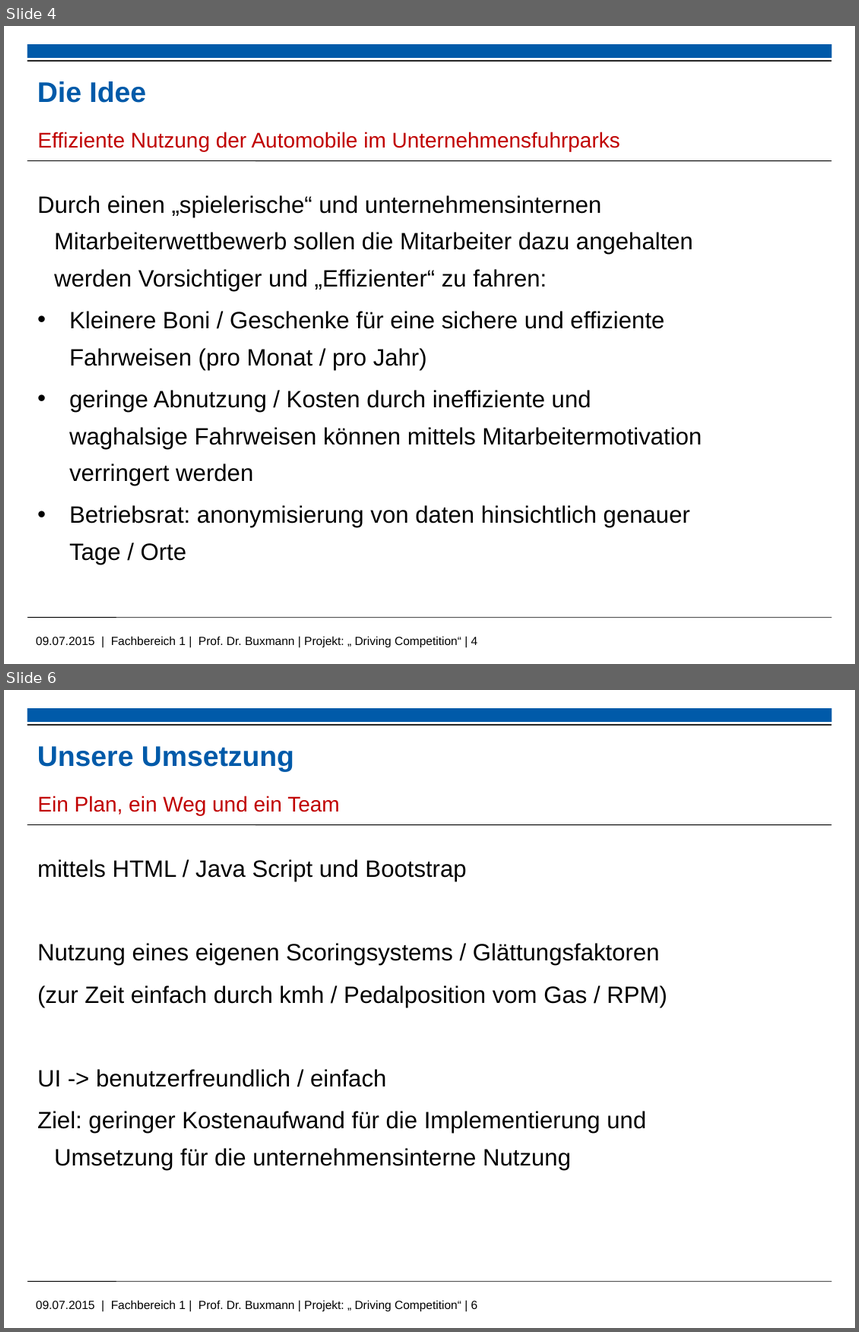
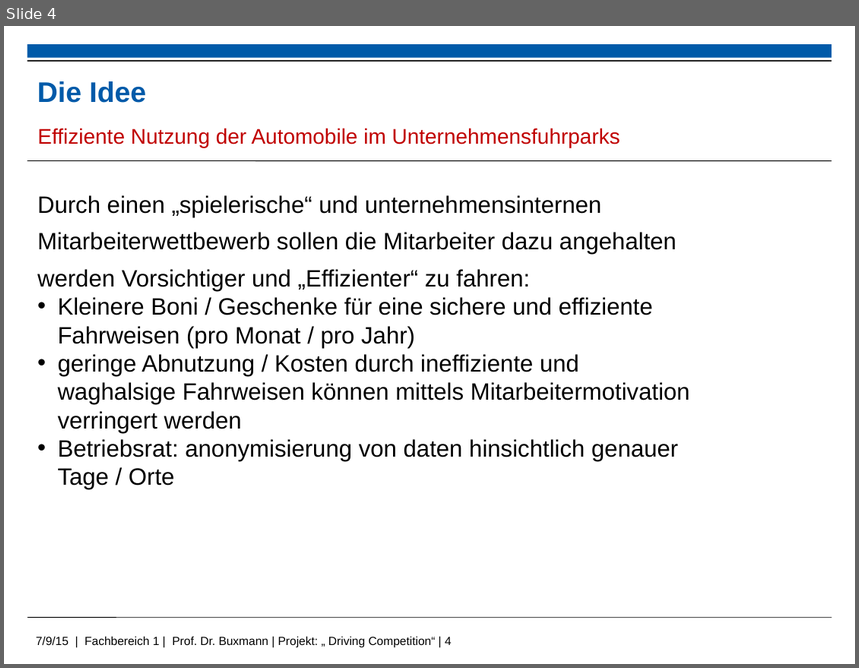
Before and after one commit to kolhagen/drivingcompetition, a slide deck: Big Data - Driving Compitiion.pptx. Shown one above the other, each under a label of ours: slides 4 and 6 before the commit, slide 4 after it; the slides between them are not shown. The pictures are 859x1332 and 859x668 pixels, drawn with LibreOffice and Linux fonts; fonts in the diff are those of the drawing; background and template pictures are left out. Boxes give left, top, right and bottom in pixels: in the first picture for what was removed or moved away, otherwise in the second. Text is boxed around its words. In the diff, an @@ line names an element or a change of style, - is before the commit and + after.

```diff
--- a/Big Data - Driving Compitiion.pptx
+++ b/Big Data - Driving Compitiion.pptx
@@ slide 6 removed at [4, 690, 855, 1328], background #FFFFFF; not listed: 5 template elements that a slide beside it also shows @@
@@ title removed at [37, 746, 294, 772] @@
-Unsere Umsetzung
@@ text removed at [37, 796, 339, 815] @@
-Ein Plan, ein Weg und ein Team
@@ text removed at [37, 859, 667, 1170] @@
-mittels HTML / Java Script und Bootstrap
-Nutzung eines eigenen Scoringsystems / Glättungsfaktoren
-(zur Zeit einfach durch kmh / Pedalposition vom Gas / RPM)
-UI -> benutzerfreundlich / einfach
-Ziel: geringer Kostenaufwand für die Implementierung und Umsetzung für die unternehmensinterne Nutzung
@@ slide 4 changed as well @@
@@ text "Effiziente Nutzung der Automobile im ..." at [37, 128, 620, 148]: indent changed; line spacing 1.3 to 1; less space between paragraphs @@
@@ text "Durch einen „spielerische“ und unternehmensinternen ..." at [37, 195, 690, 490]: indent changed; less space between paragraphs; line spacing 1.3 to 1 @@
@@ text at [36, 636, 452, 648]: text changed @@
-09.07.2015 | Fachbereich 1 | Prof. Dr. Buxmann | Projekt: „ Driving Competition“ | 4
+7/9/15 | Fachbereich 1 | Prof. Dr. Buxmann | Projekt: „ Driving Competition“ | 4
```
Also in this commit, not shown: 12 other slides changed, 4 slides added, 1 other slide removed.
